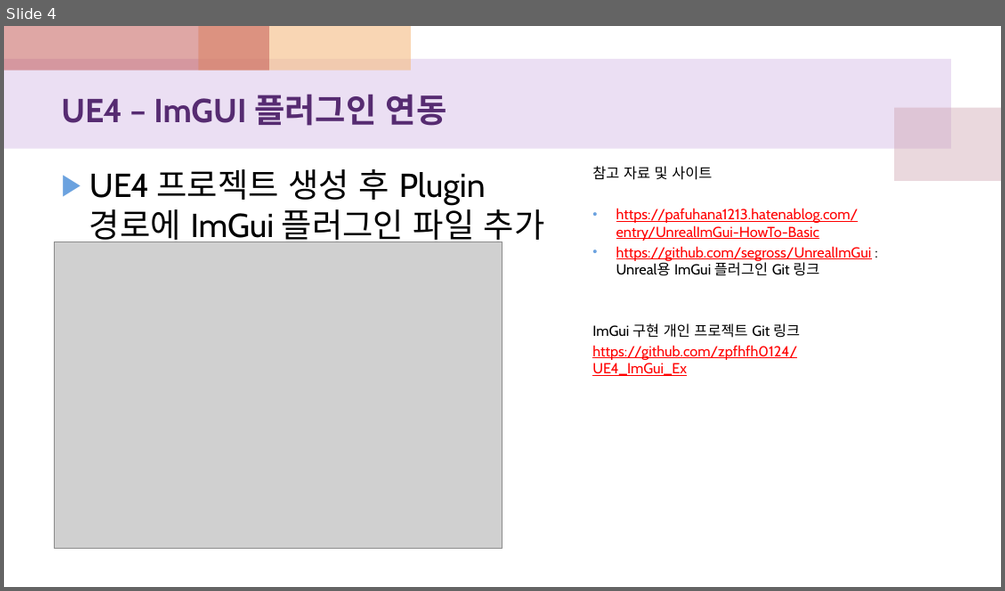
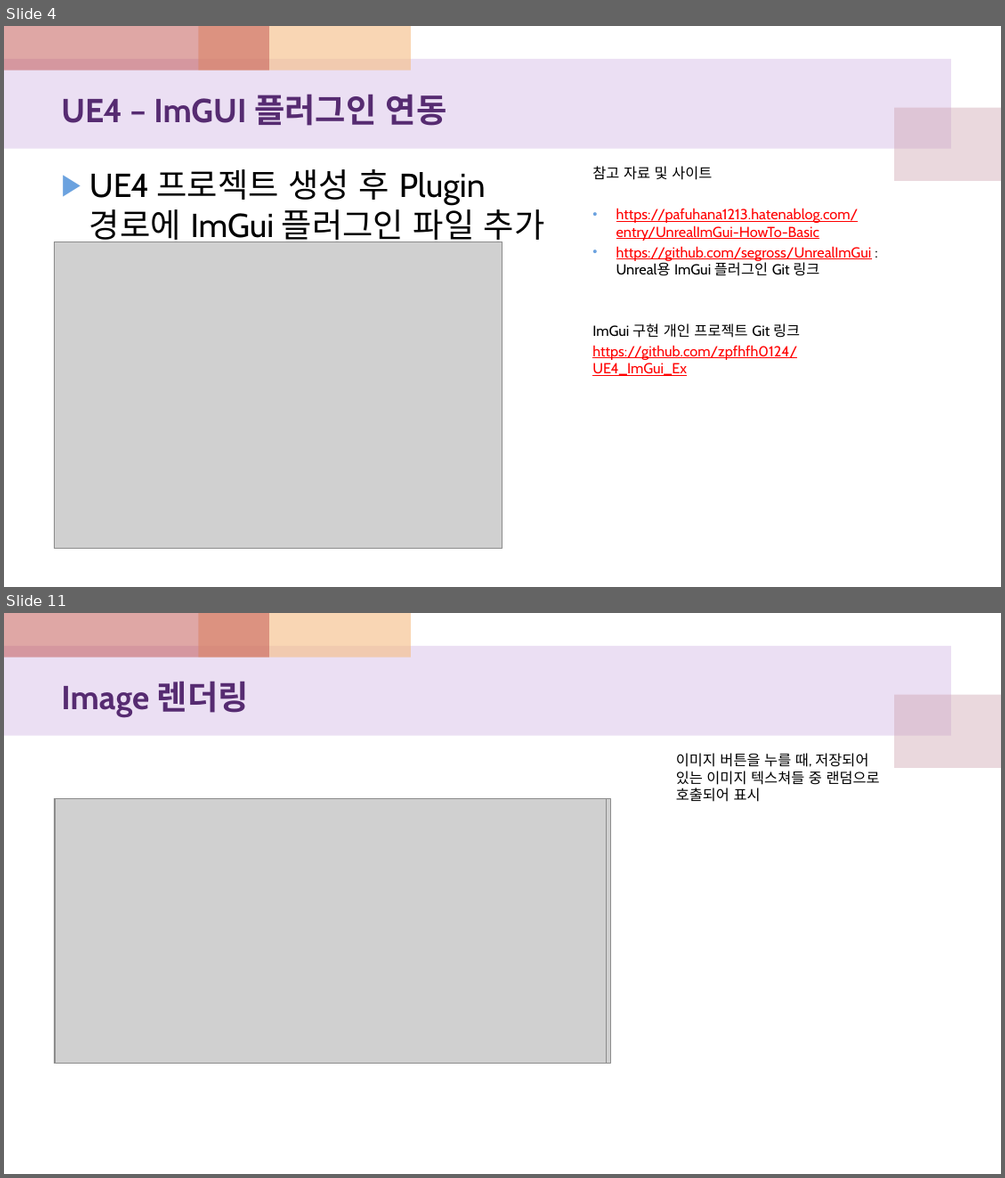
Before and after one commit to zpfhfh0124/UE4_ImGui_Ex, a slide deck: UE4_ImGui_실습.pptx. Shown one above the other, each under a label of ours: slide 4 before the commit, slides 4 and 11 after it; the slides between them are not shown. The pictures are 1005x591 and 1005x1178 pixels, drawn with LibreOffice and Linux fonts; fonts in the diff are those of the drawing; grey boxes stand for pictures. Boxes give left, top, right and bottom in pixels: in the first picture for what was removed or moved away, otherwise in the second. Text is boxed around its words. In the diff, an @@ line names an element or a change of style, - is before the commit and + after.

```diff
--- a/UE4_ImGui_실습.pptx
+++ b/UE4_ImGui_실습.pptx
@@ slide 11 added at <box>4,613,1001,1174</box>, background #FFFFFF; not listed: 4 template elements that a slide beside it also shows @@
@@ title added at <box>61,681,249,716</box>, 32 pt, text #562B71, bold @@
+Image 렌더링
@@ text added at <box>676,753,880,802</box>, 14 pt, text #000000 @@
+이미지 버튼을 누를 때, 저장되어 있는 이미지 텍스쳐들 중 랜덤으로 호출되어 표시
@@ picture added at <box>54,798,577,1063</box> @@
@@ picture added at <box>54,798,610,1063</box> @@
@@ picture added at <box>55,798,606,1063</box> @@
```
Also in this commit, not shown: 1 slide changed, 7 other slides added, 1 other file.
